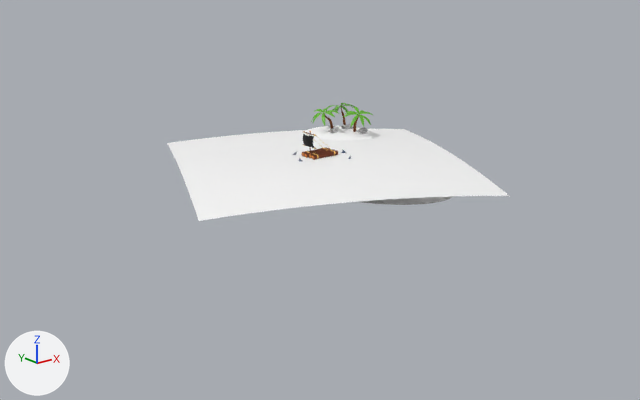
An edit to the glTF model client/public/models/pirate-raft-world.glb, drawn before and after from the same camera.
The view is the same before and after, from a 50 mm lens placed at (-212.0, -266.0, 87.0), pointed at (-2.0, -2.0, -18.0). Lighting does not change. The marker at lower left points along +X, +Y and +Z. Where no turn or scale is listed for an object, it has been applied to the vertices.

In view in the first picture: 'Island', 'Ocean'.
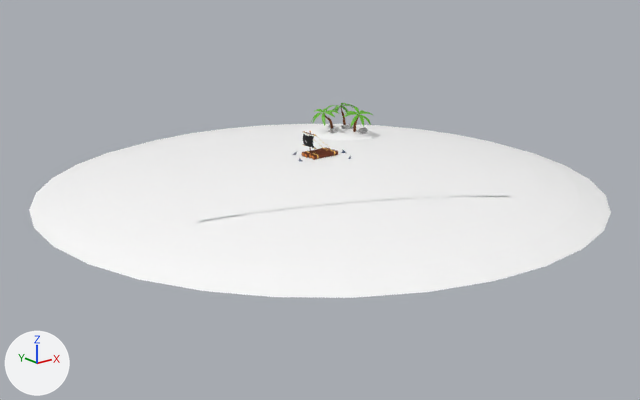
Commit message: feat(WorldModel):  change raft sail image

Boxes (x1, y1, x2, y2) around the edits, measured in the pictures (640 x 400 px):
'Ocean 2', added: after (29, 124, 611, 298)

Diff of the bpy script that builds the scene:
```diff
--- a/client/public/models/pirate-raft-world.glb.py
+++ b/client/public/models/pirate-raft-world.glb.py
@@ me_sphere_001 @@
+me_sphere_001.from_pydata(...)  # 193 vertices, 352 faces; spans x -111.0..111.0, y -111.0..111.0, z -13.0..0.0
+me_sphere_001.materials.append(mat_ocean)  # white #ffffff
@@ ob_ocean_2 @@
+ob_ocean_2 = bpy.data.objects.new('Ocean 2', me_sphere_001)
+ob_ocean_2.location = (0.0, 0.0, -0.6)
```
